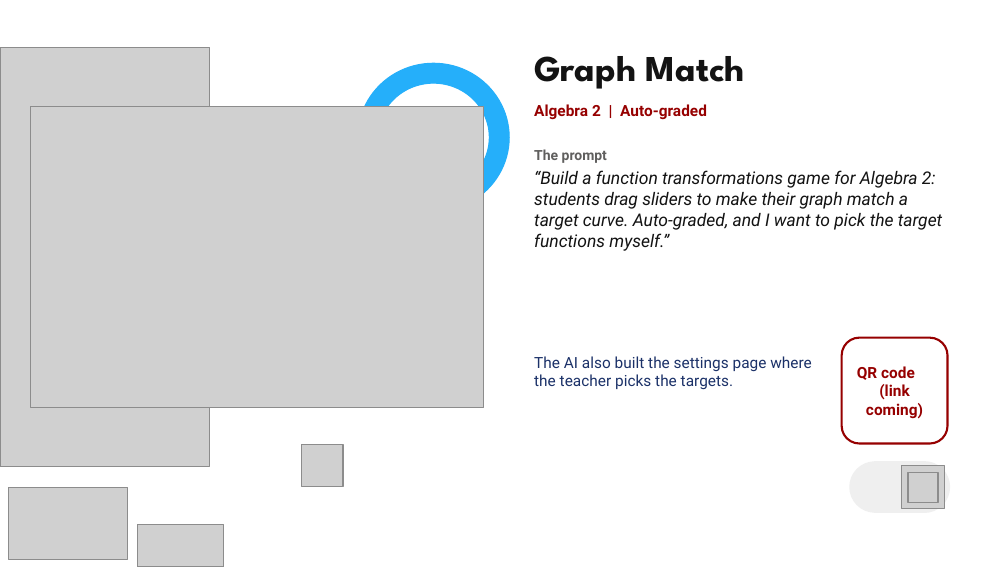
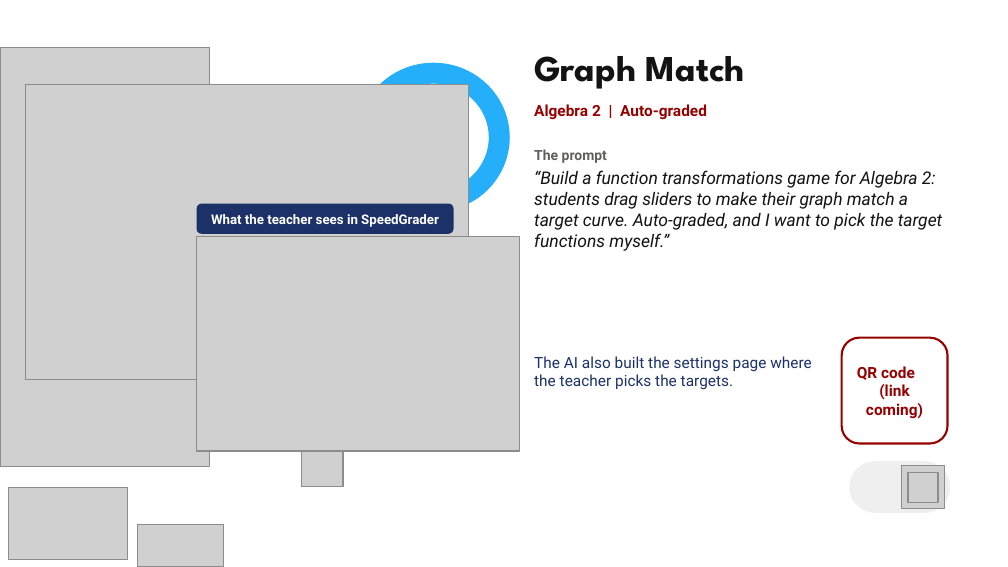
Before and after one commit to VirtualArkansasOrg/zest-spec, a slide deck: slide 14 of presentations/2026-vlla/deck/zest-vlla-2026.pptx (slide 13 before the commit). Drawn at 1008x567 pixels with LibreOffice and Linux fonts; fonts in the diff are those of the drawing; grey boxes stand for pictures. Boxes give left, top, right and bottom in pixels: in the first picture for what was removed or moved away, otherwise in the second. Text is boxed around its words. In the diff, an @@ line names an element or a change of style, - is before the commit and + after.

```diff
--- a/presentations/2026-vlla/deck/zest-vlla-2026.pptx
+++ b/presentations/2026-vlla/deck/zest-vlla-2026.pptx
@@ picture: place and size @@
-picture at bbox=[30, 107, 484, 408]
+picture at bbox=[25, 85, 469, 379]
@@ rounded rectangle added at bbox=[197, 204, 454, 234], fill #1B3168, 9.5 pt, text #FFFFFF, bold @@
+What the teacher sees in SpeedGrader
@@ picture added at bbox=[197, 237, 519, 451] @@
```
Also in this commit, not shown: 9 other slides changed, 1 slide added, 14 other files.
